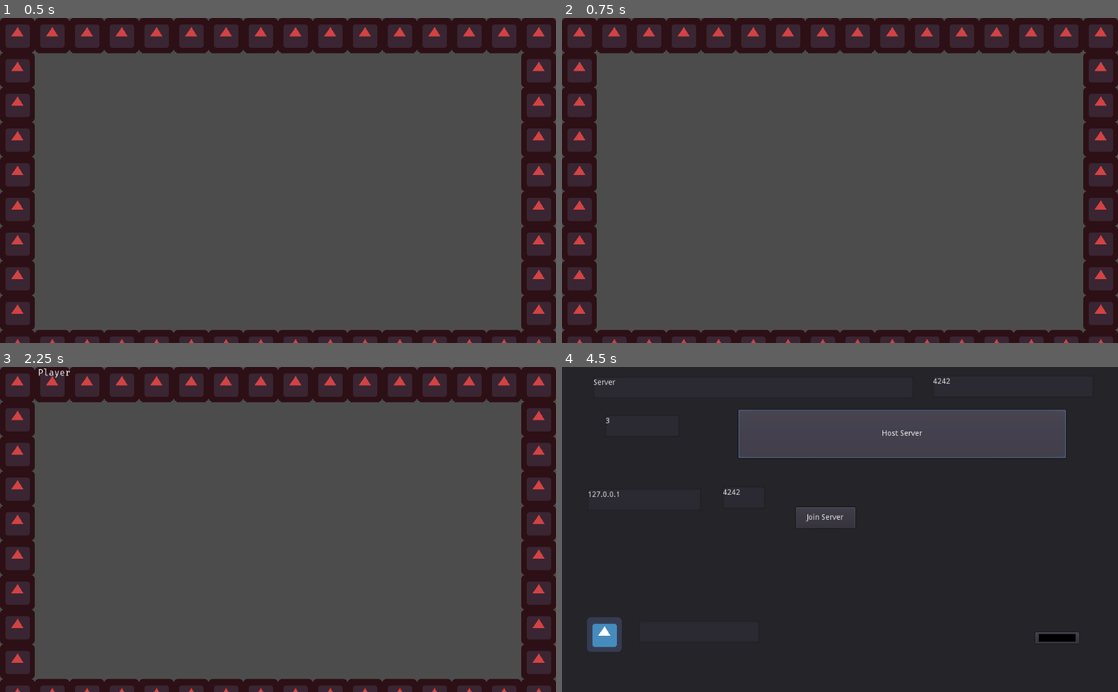
Above: before the commit, frames 1-4 (two rows, left to right).
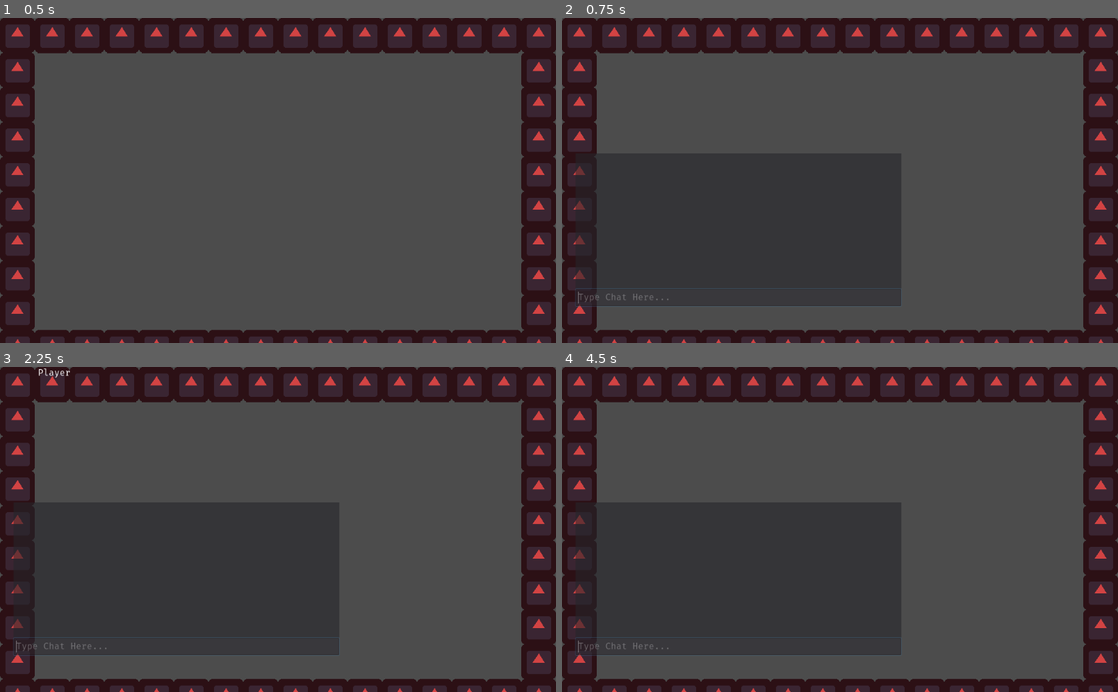
Above: after the commit, the same moments.

Repository: alexis-evelyn/Sweet-Tea
Game: Godot game, scene res://Worlds/World.tscn
Same seed, same stepped clock (60 frames per second), same inputs: the game is played once before the commit and once after it. This scene is started directly instead of the project's main scene. The engine's default icon, where the game draws it, is replaced by a stand-in: a white triangle on a blue panel in a dark square.
Inputs (mouse positions are in pixels of both pictures, inside the frame that each line leads up to):
- Up to frame 1 (0.5 s): no input
- Up to frame 2 (0.75 s): tap Enter at 0.5 s; move the mouse to (962, 164) at 0.52 s; hold D from 0.53 s (still down); hold Enter from 0.53 s (still down); click (962, 164) at 0.67 s
- Up to frame 3 (2.25 s): tap Space at 1.25 s; move the mouse to (166, 545) at 1.27 s; release D at 1.28 s; release Enter at 1.28 s; hold S 1.28-2.03 s; tap Enter at 1.35, 2 s; move the mouse to (333, 458) at 2.02 s; hold D from 2.03 s (still down); hold Tab from 2.03 s (still down)
- Up to frame 4 (4.5 s): tap Enter at 2.3, 3.05 s; tap Space at 2.75 s; move the mouse to (812, 594) at 2.77 s; release D at 2.78 s; release Tab at 2.78 s; hold W 2.78-3.5 s; tap Q at 2.85 s; click (812, 594) at 2.92 s; click (823, 516) at 3.5 s, where only the run before the commit has a clickable "Join Server"; click (901, 435) at 4.25 s, where only the run before the commit has a clickable "Host Server"

Frame 1 is identical in both runs. In frame 2, 0.3% of the frame differs, in the area x 2-61%, y 45-89%; in frame 3, 0.3%; in frame 4, 45%, in the area x 0-100%, y 0-100%.

Commit message:
Started Work on Commands

Diff:
--- a/Menus/NetworkMenu.tscn
+++ b/Menus/NetworkMenu.tscn
@@ -109,7 +109,6 @@
 text = "Join Server"
 
 [node name="panelPlayer" type="Panel" parent="."]
-editor/display_folded = true
 margin_top = 400.0
 margin_right = 1024.0
 margin_bottom = 600.0
@@ -141,6 +140,7 @@
 margin_top = 90.4298
 margin_right = 951.514
 margin_bottom = 110.43
+color = Color( 1, 1, 1, 1 )
 edit_alpha = false
 [connection signal="pressed" from="panelHost/btnCreate" to="." method="_on_btnCreate_pressed"]
 [connection signal="pressed" from="panelJoin/btnJoin" to="." method="_on_btnJoin_pressed"]
--- a/PlayerUI/panelChat.tscn
+++ b/PlayerUI/panelChat.tscn
@@ -1,6 +1,7 @@
-[gd_scene load_steps=2 format=2]
+[gd_scene load_steps=3 format=2]
 
 [ext_resource path="res://Scripts/panelChat.gd" type="Script" id=1]
+[ext_resource path="res://Scripts/commands.gd" type="Script" id=2]
 
 [node name="panelChat" type="Panel"]
 modulate = Color( 1, 1, 1, 0.588235 )
@@ -21,5 +22,8 @@
 clear_button_enabled = true
 placeholder_text = "Type Chat Here..."
 caret_blink = true
+
+[node name="commands" type="Node" parent="."]
+script = ExtResource( 2 )
 [connection signal="meta_clicked" from="chatMessages" to="." method="_on_chatMessages_meta_clicked"]
 [connection signal="gui_input" from="userChat" to="." method="_on_userChat_gui_input"]
--- /dev/null
+++ b/Scripts/commands.gd
@@ -0,0 +1,22 @@
+extends Node
+
+# Declare member variables here. Examples:
+# var a = 2
+# var b = "text"
+
+# Process the Command and Return Result if Any
+func process_command(net_id, message):
+	print("UserID: " + str(net_id) + " Command: " + message)
+
+	var response = "UserID: " + str(net_id) + " Command: " + message
+
+	# The server is not allowed to RPC itself (neither is the client, but only the server could run this code (providing the client is not modified))
+	if net_id != 1:
+		rpc_id(net_id,"chat_message_client", response)
+	else:
+		chat_message_client(response) # This just calls the chat_message_client directly as the server wants to message itself
+
+# Apparently if I try calling a function not in the same file, I get an error that I am not the network master.
+# Duplicating the function and redirecting it to the proper place fixes that issue.
+sync func chat_message_client(message):
+	get_parent().chat_message_client(message)
--- a/Scripts/network.gd
+++ b/Scripts/network.gd
@@ -87,6 +87,7 @@
 
 	# Assign NetworkedMultiplayerENet as Handler of Network - https://docs.godotengine.org/en/3.1/classes/class_multiplayerapi.html?highlight=set_network_peer#class-multiplayerapi-property-network-peer
 	get_tree().set_network_peer(net)
+	#set_network_master(1)
 
 # Clients Notified To Add Player to Player List
 remote func register_player(pinfo):
--- a/Scripts/panelChat.gd
+++ b/Scripts/panelChat.gd
@@ -9,6 +9,9 @@
 
 onready var chatMessages = $chatMessages
 onready var chat = $userChat
+
+# Commands are in separate file because they can become really complicated really quickly
+onready var commands = preload("commands.gd").new()
 
 # Called when the node enters the scene tree for the first time.
 func _ready():
@@ -38,29 +41,44 @@
 
 # Process Chat Message from Client
 master func chat_message_server(message):
-	var addedUsername = ""
-	var netid = -1
+	var added_username = "" # Used for Custom Username Formatting
+	var net_id = -1 # Invalid NetID (will be corrected later)
+	var chat_color = "red" # Default Chat Color
 
+	# Record Chat Message in Server Log (e.g. if harassment needs to be reported)
 	print("Chat Message: ", message)
 
+	# Check and Shorten The Length of Characters in Message
 	if message.length() > max_characters:
 		message = message.substr(0, max_characters)
+
+	# Get's The Sender's NetID
+	if get_tree().get_rpc_sender_id() == 0:
+		net_id = gamestate.player_info.net_id
+	elif network.players.has(get_tree().get_rpc_sender_id()):
+		net_id = get_tree().get_rpc_sender_id()
+
+	# Check to See if Message is a Command
+	if message.substr(0,1) == "/":
+		var response = $commands.process_command(net_id, message)
+
+		#if response != null and response != "":
+		#	rpc_id(net_id, "chat_message_client", response)
+
+		return # Prevents executing the rest of the function
+
+	# Set Color for Player's Username
+	chat_color = "#" + network.players[net_id].char_color.to_html() # For now, I am specify chat color as color of character. I may change how color is set later.
 
 	# Insert No Width Space After Open Bracket to Prevent BBCode - Should be able to be turned on and off by server (scratch that, let the server inject bbcode in if it approves the code or command)
 	message = message.replace("[", "[" + NWSC)
 
-	# Get's The Sender's NetID
-	if get_tree().get_rpc_sender_id() == 0:
-		netid = gamestate.player_info.net_id
-	elif network.players.has(get_tree().get_rpc_sender_id()):
-		netid = get_tree().get_rpc_sender_id()
+	# The URL Idea Came From: https://docs.godotengine.org/en/latest/classes/class_richtextlabel.html?highlight=bbcode#signals
+	var username_start = "[url={\"player_net_id\":\"" + str(net_id) + "\"}][color=" + chat_color + "][b][u]"
+	var username_end = "[/u][/b][/color][/url]"
+	added_username = "<" + username_start + str(network.players[net_id].name) + username_end + "> " + message
 
-	# The URL Idea Came From: https://docs.godotengine.org/en/latest/classes/class_richtextlabel.html?highlight=bbcode#signals
-	var username_start = "[url={\"player_net_id\":\"" + str(netid) + "\"}][color=red][b][u]"
-	var username_end = "[/u][/b][/color][/url]"
-	addedUsername = "<" + username_start + str(network.players[netid].name) + username_end + "> " + message
-
-	rpc("chat_message_client", addedUsername)
+	rpc("chat_message_client", added_username)
 
 # Send Chat To Server
 func _on_userChat_gui_input(event):
@@ -87,7 +105,7 @@
 
 				handle_player_id_click(json.result) # Send to another function to process
 			elif typeof(json.result) == TYPE_ARRAY: # Type 19 (Under Variant.Type) - https://docs.godotengine.org/en/3.1/classes/class_@globalscope.html
-				print("JSON is Arrray")
+				print("JSON is Array")
 			elif typeof(json.result) == TYPE_OBJECT: # 17 - Means You Didn't Grab .result
 				print("JSON is Object")
 
--- a/Scripts/world.gd
+++ b/Scripts/world.gd
@@ -26,6 +26,12 @@
 
 	# Makes Chat Window Visible
 	if Input.is_key_pressed(KEY_SLASH) and !panelChat.visible:
+		panelChat.visible = true
+		panelChat.get_node("userChat").grab_focus() # Causes LineEdit (where user types) to grab focus of keyboard
+		panelChat.get_node("userChat").set_text("/") # Replaces text with a Forward Slash
+		panelChat.get_node("userChat").set_cursor_position(1) # Moves Caret In Front of Slash
+
+	if Input.is_key_pressed(KEY_ENTER) and !panelChat.visible:
 		panelChat.visible = true
 		panelChat.get_node("userChat").grab_focus() # Causes LineEdit (where user types) to grab focus of keyboard
 
